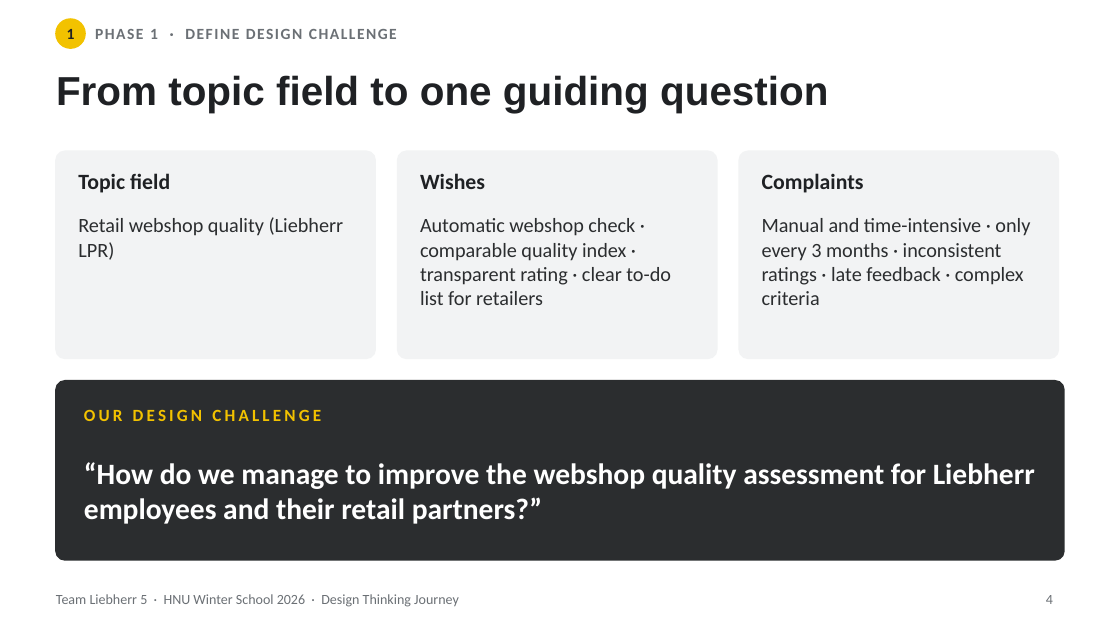
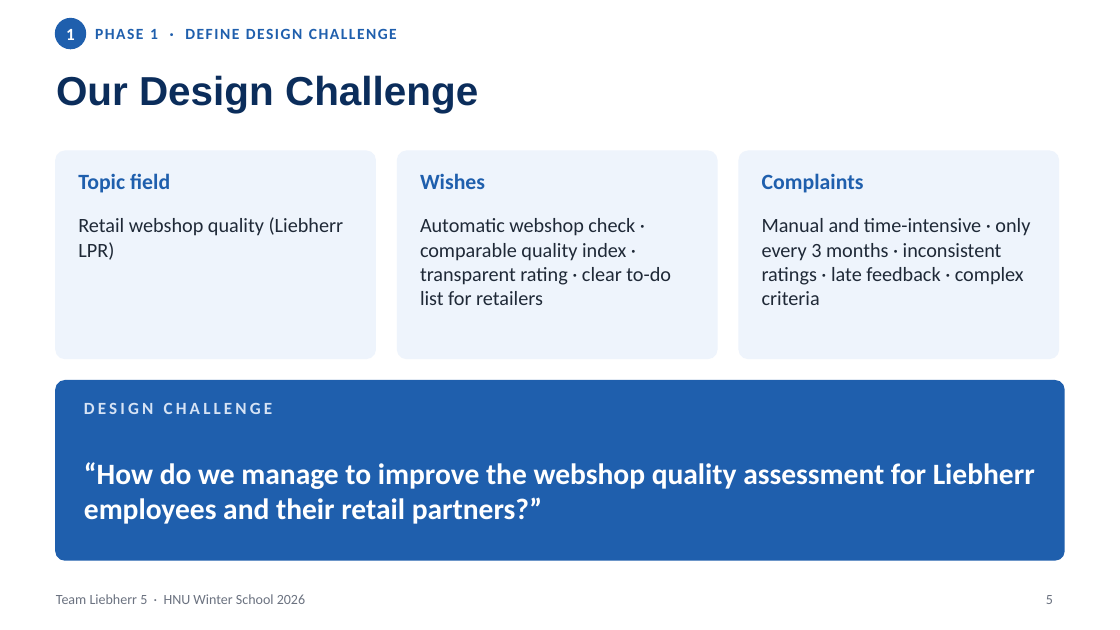
Before and after one commit to niv1999/liebherr-hackathon-2026, a slide deck: slide 5 of Liebherr5_DesignThinking_Journey.pptx (slide 4 before the commit). Drawn at 1120x630 pixels with LibreOffice and Linux fonts; fonts in the diff are those of the drawing. Boxes give left, top, right and bottom in pixels: in the first picture for what was removed or moved away, otherwise in the second. Text is boxed around its words. In the diff, an @@ line names an element or a change of style, - is before the commit and + after.

```diff
--- a/Liebherr5_DesignThinking_Journey.pptx
+++ b/Liebherr5_DesignThinking_Journey.pptx
@@ text "1" at <box>66,29,75,40</box>: size 10 to 11 pt, text colour #1F2124 to #FFFFFF @@
@@ ellipse at <box>56,19,85,48</box>: fill #F2C200 to #1F5FAD; outline #F2C200 1 pt to #1F5FAD 1.5 pt @@
@@ text "PHASE 1 · DEFINE DESIGN ..." at <box>95,28,397,39</box>: text colour #6B7075 to #1F5FAD @@
@@ title at <box>56,75,478,113</box>: text changed; text colour #1F2124 to #0B2D5B @@
-From topic field to one guiding question
+Our Design Challenge
@@ fill #F2F3F4 to #EEF4FC; outline #F2F3F4 1 pt to #EEF4FC 1 pt in 3 elements at <box>56,151,375,358</box>, <box>398,151,717,358</box>, <box>739,151,1058,358</box> @@
@@ text colour #1F2124 to #1F5FAD in 3 elements at <box>78,173,170,193</box>, <box>420,173,485,189</box>, <box>762,173,864,193</box> @@
@@ rounded rectangle at <box>56,381,1064,560</box>: fill #2B2D2F to #1F5FAD; outline #2B2D2F 1 pt to #1F5FAD 1 pt @@
@@ text at <box>84,403,273,414</box>: text changed; text colour #F2C200 to #D6E3F5 @@
-OUR DESIGN CHALLENGE
+DESIGN CHALLENGE
@@ text "DESIGN CHALLENGE" at <box>84,403,273,414</box>: vertical alignment middle to top @@
@@ text at <box>56,594,305,604</box>: text changed; text colour #6B7075 to #6B7280 @@
-Team Liebherr 5 · HNU Winter School 2026 · Design Thinking Journey
+Team Liebherr 5 · HNU Winter School 2026
@@ page number at <box>1046,595,1053,604</box>: text changed; text colour #6B7075 to #6B7280 @@
-4
+5
```
Also in this commit, not shown: 9 other slides changed, 5 slides added, 8 slides removed, 1 other file.
